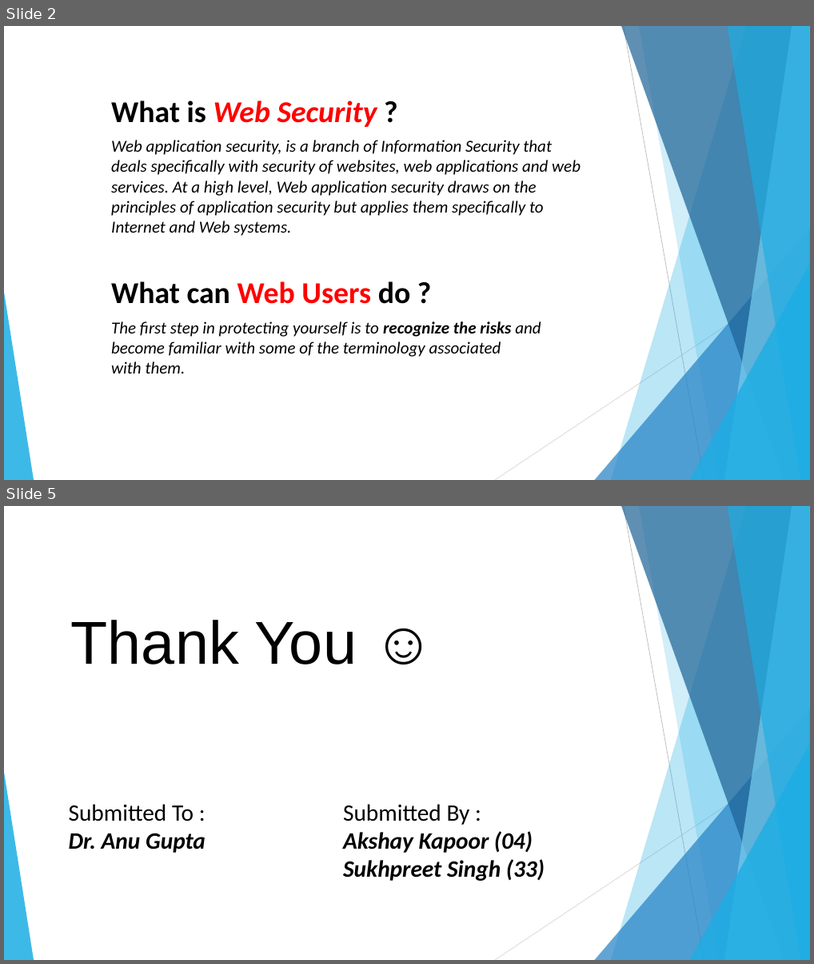
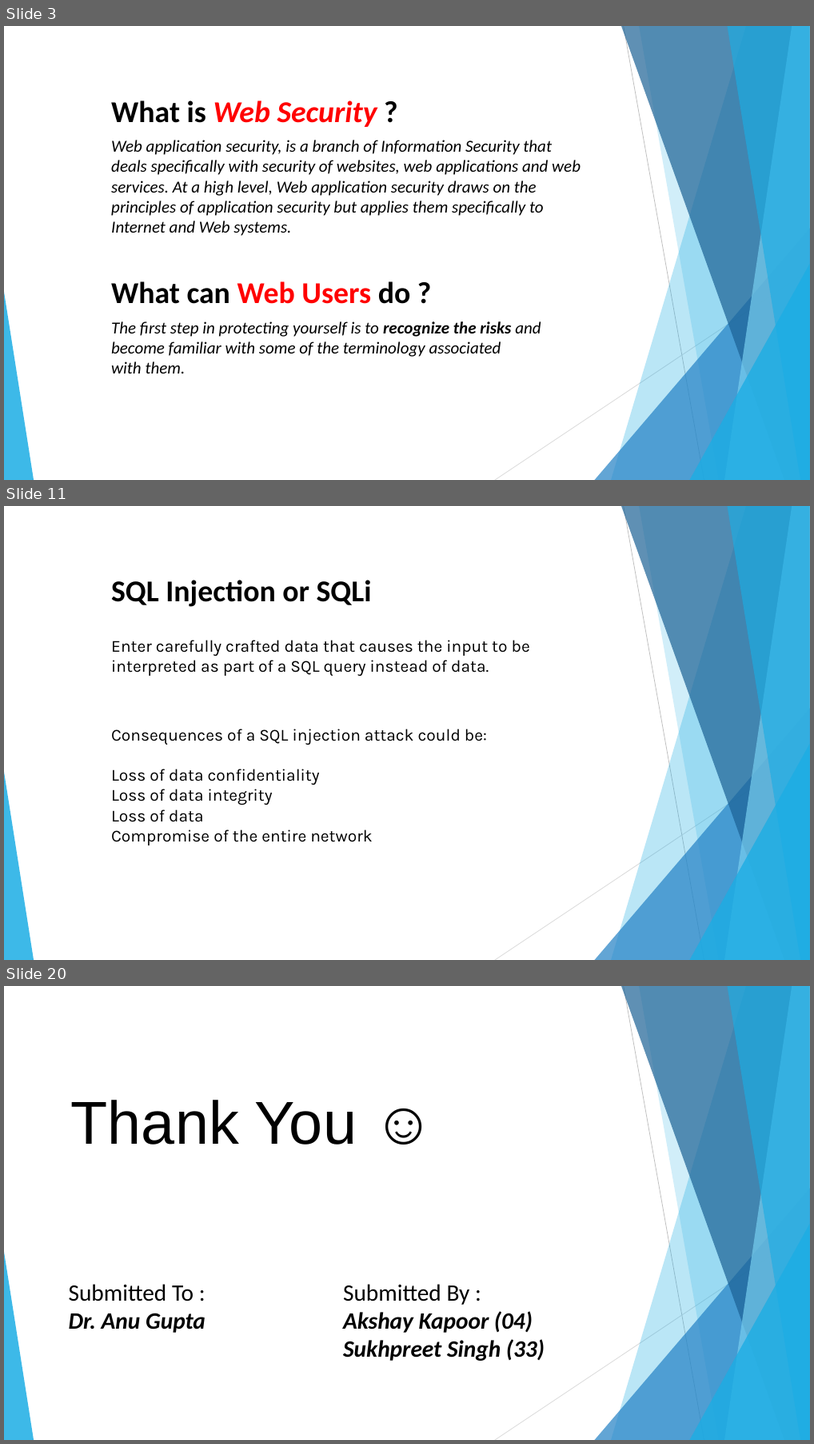
Before and after one commit to tHe-AK/Web-Security-Seminar, a slide deck: Web Security.pptx. Shown one above the other, each under a label of ours: slides 2 and 5 before the commit, slides 3, 11 and 20 after it; the slides between them are not shown. The pictures are 814x964 and 814x1444 pixels, drawn with LibreOffice and Linux fonts; fonts in the diff are those of the drawing. Boxes give left, top, right and bottom in pixels: in the first picture for what was removed or moved away, otherwise in the second. Text is boxed around its words. In the diff, an @@ line names an element or a change of style, - is before the commit and + after.

```diff
--- a/Web Security.pptx
+++ b/Web Security.pptx
@@ slide 11 added at (4,506,810,960), background #FFFFFF; not listed: 10 template elements that a slide beside it also shows @@
@@ text added at (111,580,372,607), 36 pt, text #000000, bold @@
+SQL Injection or SQLi
@@ text added at (111,640,530,676), 20 pt, text #000000 @@
+Enter carefully crafted data that causes the input to be interpreted as part of a SQL query instead of data.
@@ text added at (111,728,487,845), 20 pt, text #000000 @@
+Consequences of a SQL injection attack could be:
+Loss of data confidentiality
+Loss of data integrity
+Loss of data
+Compromise of the entire network
@@ what was slide 2 is now slide 3 @@
@@ what was slide 5 is now slide 20 @@
```
Also in this commit, not shown: 1 slide changed, 14 other slides added, 6 other files.
